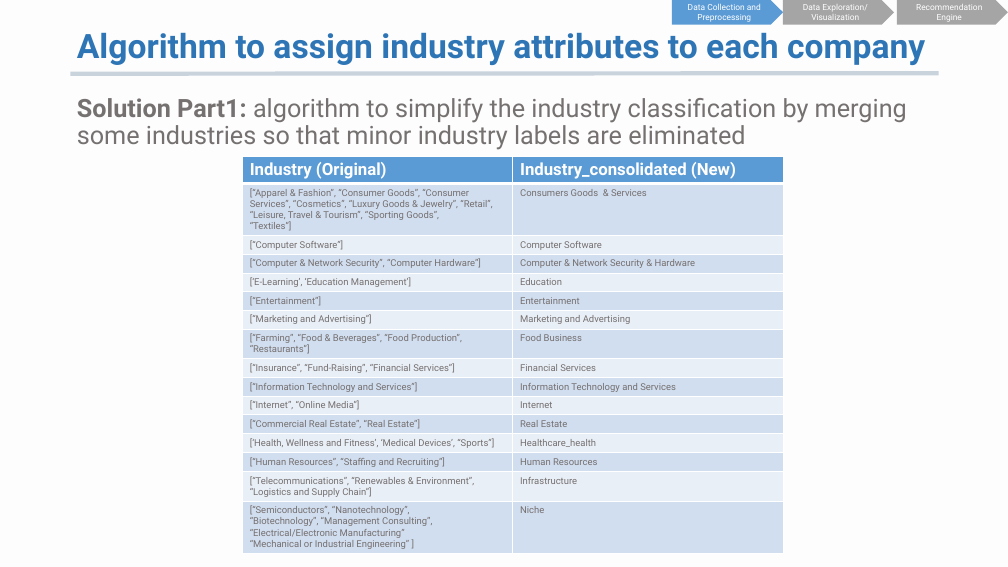
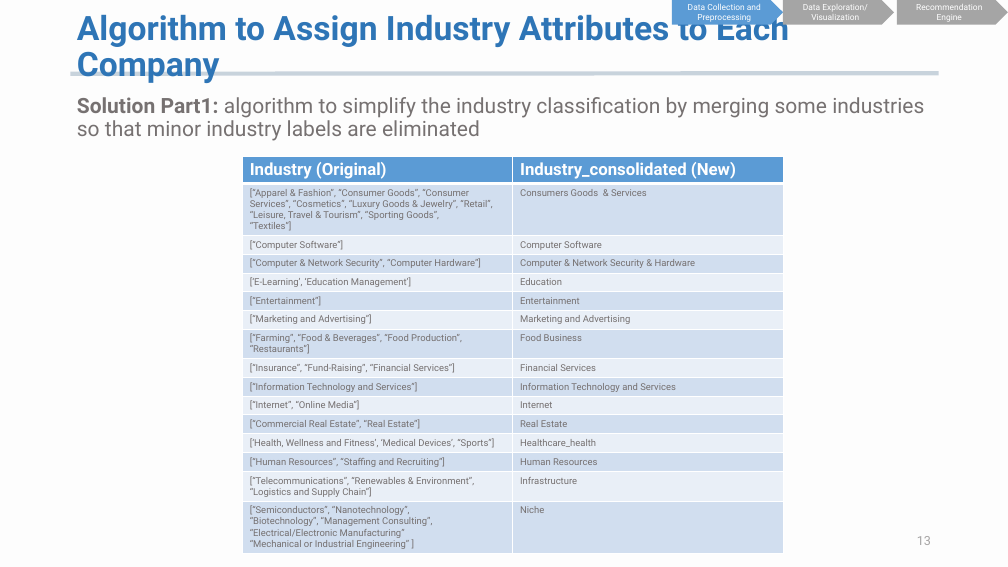
Before and after one commit to K-AlfredIwasaki/job_hunting_made_easy, a slide deck: slide 13 of startup_db_recommendation.pptx. Drawn at 1008x567 pixels with LibreOffice and Linux fonts; fonts in the diff are those of the drawing. Boxes give left, top, right and bottom in pixels: in the first picture for what was removed or moved away, otherwise in the second. Text is boxed around its words. In the diff, an @@ line names an element or a change of style, - is before the commit and + after.

```diff
--- a/startup_db_recommendation.pptx
+++ b/startup_db_recommendation.pptx
@@ title at [77,9,789,83]: text changed @@
-Algorithm to assign industry attributes to each company
+Algorithm to Assign Industry Attributes to Each Company
@@ text "Solution Part1: algorithm to simplify ..." at [77,97,924,141]: size 24 to 20 pt @@
@@ page number added at [917,536,931,545], 12 pt, text #A6A4A4 @@
+13
```
Also in this commit, not shown: 21 other slides changed, 3 slides added, 1 slide removed, 4 other files.
